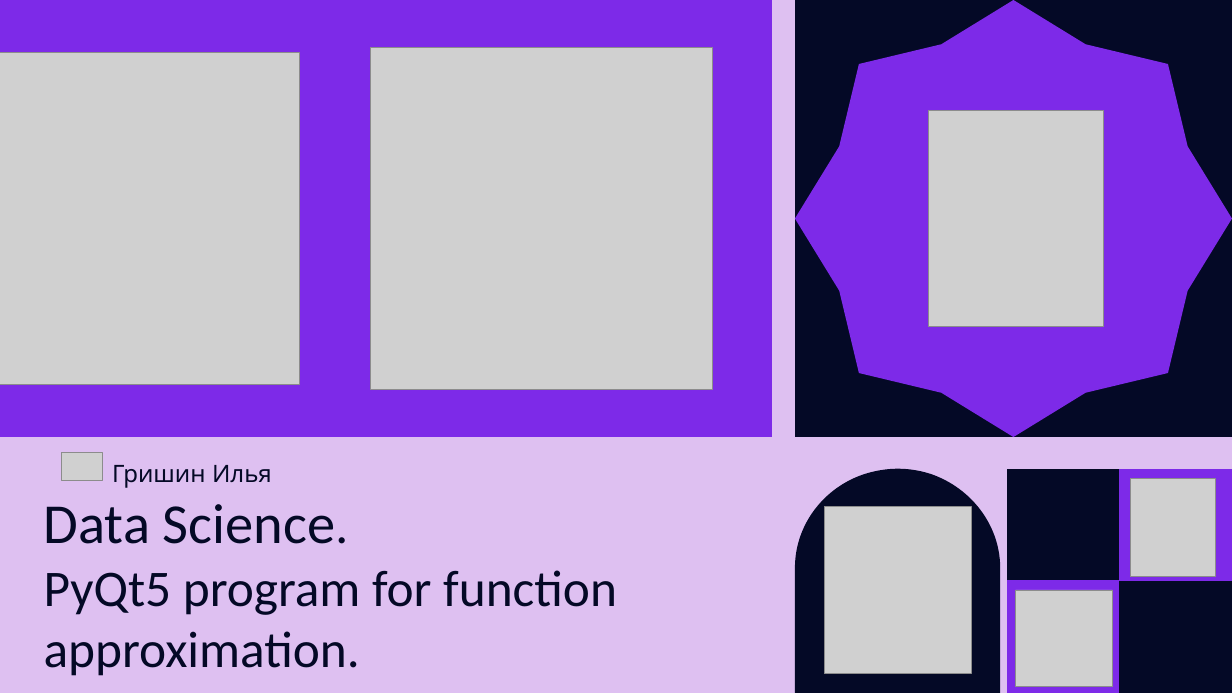
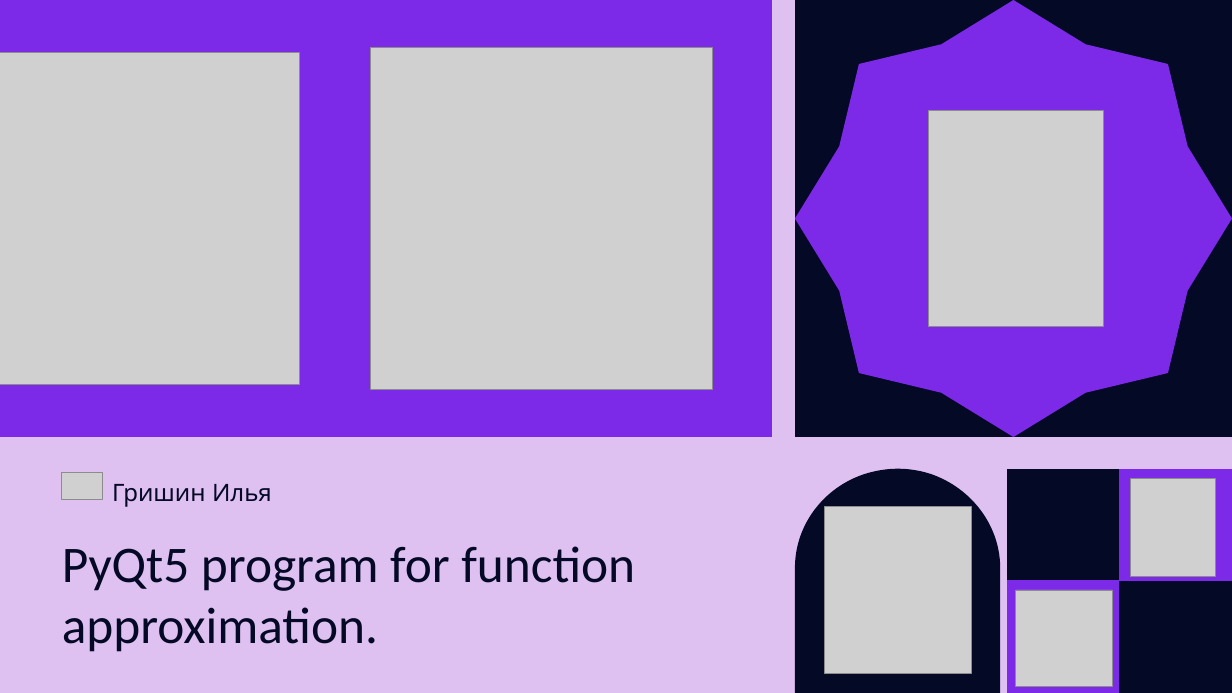
Before and after one commit to ilyaaadfb/approximation_function_pyqt5_project_school-yandex, a slide deck: slide 1 of docs/PyQt5 progect.pptx. Drawn at 1232x693 pixels with LibreOffice and Linux fonts; fonts in the diff are those of the drawing; grey boxes stand for pictures. Boxes give left, top, right and bottom in pixels: in the first picture for what was removed or moved away, otherwise in the second. Text is boxed around its words. In the diff, an @@ line names an element or a change of style, - is before the commit and + after.

```diff
--- a/docs/PyQt5 progect.pptx
+++ b/docs/PyQt5 progect.pptx
@@ picture moved from (x1=62, y1=453, x2=102, y2=480) to (x1=62, y1=472, x2=102, y2=500) @@
@@ text "Гришин Илья" moved from (x1=112, y1=465, x2=272, y2=488) to (x1=112, y1=484, x2=272, y2=507) @@
@@ text at (x1=44, y1=504, x2=335, y2=544): paragraph removed @@
-Data Science.
@@ text "PyQt5 program for function approximation." moved from (x1=44, y1=504, x2=617, y2=676) to (x1=62, y1=546, x2=635, y2=652) @@
```
Also in this commit, not shown: 5 other slides changed, 3 other files.
